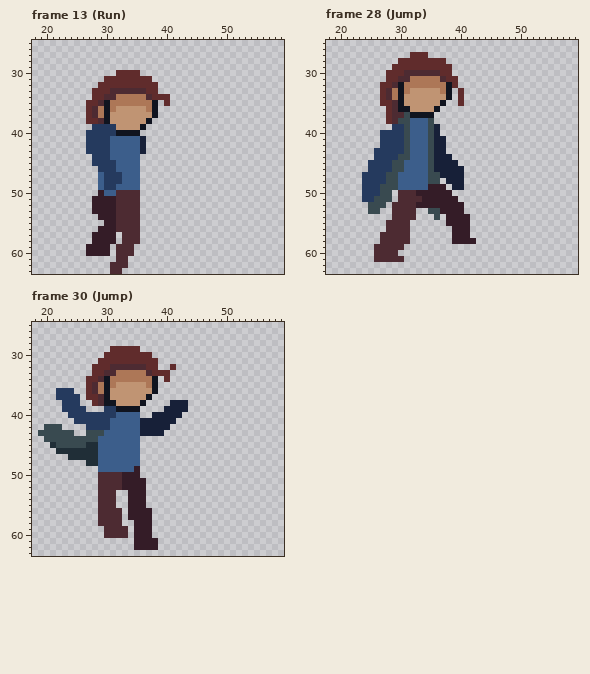
Two versions of one pixel-art file, ArcadePrototype/Assets/Art/Main/Apollo/Apollo.aseprite. The first picture shows the starting point.
64x64 pixels, 55 frames. Shown: frame 13 (Run): x 18..59, y 25..63; frame 28 (Jump): x 18..59, y 25..63; frame 30 (Jump): x 18..59, y 25..63. The commit also changed other frames, which this record leaves out.
After the commit:
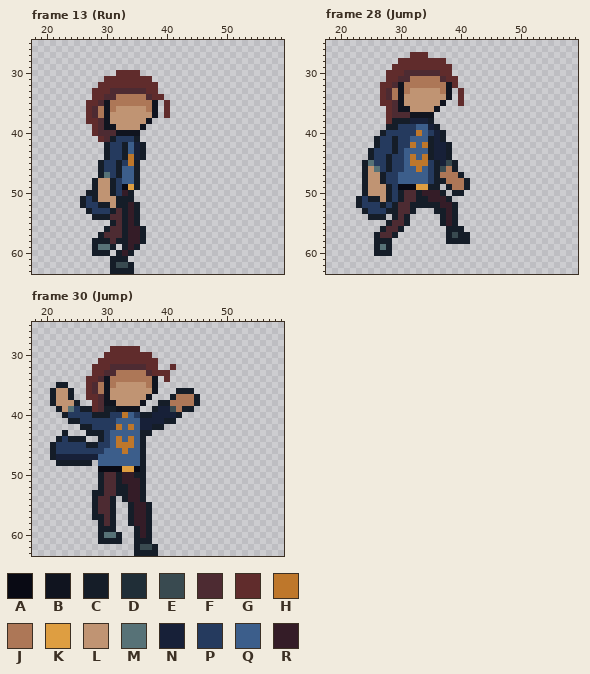
Palette (. is transparent): A #090a14  B #10141f  C #151d28  D #202e37  E #394a50  F #4d2b32  G #602c2c  H #be772b  J #ad7757  K #de9e41  L #c09473  M #577277  N #172038  P #253a5e  Q #3c5e8b  R #341c27
Diff:
--- frame 13 (Run)
@@ x 24..42 @@
 33 ....GGGFFFFFFGG....
-34 ....GGFFJJJJJFGGG..
+34 ....GGFFJJJJJFGG...
 35 ...GGFBJJJJJJJB.G..
-36 ...GFJBJLLLLLJB....
-37 ...GFJBLLLLLLLB....
+36 ...GFJBJLLLLLJB.G..
+37 ...GFJBLLLLLLLB.G..
 38 ...GGFBLLLLLLB.....
-39 ....PPPPLLLLB......
-40 ...PPPPPBBBB.......
-41 ...PPPPQQQQQN......
-42 ...PPPPQQQQQN......
-43 ...PPPPQQQQQN......
-44 ....PPPQQQQQ.......
-45 ....PPPPQQQQ.......
-46 .....PPPQQQQ.......
-47 .....QPPPQQQ.......
-48 .....QPPPQQQ.......
-49 .....QPPQQQQ.......
-50 .....RQQFFFF.......
-51 ....RRRRFFFF.......
-52 ....RRRRFFFF.......
-53 ....RRRRFFFF.......
-54 .....RRRFFFF.......
-55 ......RRFFFF.......
-56 .....RRRFFFF.......
-57 ....RRRR.FFF.......
-58 ....RRRR.FFF.......
-59 ...RRRR.FFF........
-60 ...RRRR.FFF........
-61 ........FF.........
-62 .......FFF.........
-63 .......FF..........
+39 ....GFBBLLLLB......
+40 ....GFFFBBBB.......
+41 .....GFCPPPC.......
+42 ......CPPCQNC......
+43 ......CPPCQNC......
+44 ......CPPCHNC......
+45 .....CPPCPHC.......
+46 .....CPPCQQC.......
+47 .....CMPCQQC.......
+48 ....CLLCPQQC.......
+49 ....CLLCPAKC.......
+50 ...CCLLCPRC........
+51 ..CPCLLLCCC........
+52 ..CPPCCLCCRC.......
+53 ...CPPPCFCRC.......
+54 ....CCCFFCRC.......
+55 .......CFCRC.......
+56 ......CFFCRRC......
+57 .....CFFFCRRC......
+58 ....CCCFCCRRC......
+59 ....CMMC.CRC.......
+60 ....CCC.CRC........
+61 .......CCC.........
+62 .......CEEC........
+63 .......CCCC........
--- frame 28 (Jump)
@@ x 21..44 @@
 36 .......GFBBLLLLB........
-37 .......GFFEBBBB.........
-38 .......GFEEQQQE.........
-39 ........PPEQQQEN........
-40 ......PPPPEQQQEN........
-41 ......PPPPEQQQENN.......
-42 ......PPPPEQQQENN.......
-43 .....PPPPPEQQQENN.......
-44 .....PPPPEEQQQENNN......
-45 ....PPPPEEQQQQENNNN.....
-46 ....PPPPEEQQQQENNNNN....
-47 ...PPPPEEQQQQQEENNNN....
-48 ...PPPPEEQQQQQEE.NNN....
-49 ...PPPEEEQQQQQRRR.NN....
-50 ...PPPEE.FFFRRRRRR......
-51 ...PPEEE.FFFFRRRRRR.....
-52 ....EEE.FFFFRRRRRRRR....
-53 ....EE..FFFF..EERRRR....
-54 ........FFFF...E.RRRR...
-55 .......FFFF......RRRR...
-56 .......FFFF.......RRR...
-57 ......FFFFF.......RRR...
-58 ......FFFFF.......RRRR..
-59 .....FFFFF..............
-60 .....FFFF...............
-61 .....FFFFF..............
+37 .......GFFFBBBB.........
+38 .......GCCCNNNC.........
+39 .......CCPPPQQNC........
+40 ......CPPPPPHQPNC.......
+41 .....CPPCPPQQQCNC.......
+42 .....CPPCPPHQHCNNC......
+43 ....CPPPCPQQQQCNNC......
+44 ....CPPCPPQHQHCNNC......
+45 ...CMPPCPPQHHHPCNEC.....
+46 ...CLMPCPPQQHQPCEJC.....
+47 ...CLLCPPQQQQQPCJJJC....
+48 ...CLLCPPQQQQQPCCJJJC...
+49 ...CLLLCPAAAKKCC.CJJC...
+50 ...CLLLCPCFFCRRRC.CC....
+51 ..CPCCLCPCFFCCRRRC......
+52 ..CPPPCPCFFCCCCCRRC.....
+53 ...CPPPCCFFC...CCRC.....
+54 ....CCC.CFC.....CRC.....
+55 .......CFFC.....CRC.....
+56 ......CFFC.......CCC....
+57 .....CFFC........CECC...
+58 .....CCC.........CCCC...
+59 .....CMC................
+60 .....CCC................
+61 ........................
 62 ........................
--- frame 30 (Jump)
@@ x 18..59 @@
 34 .........GGFBJJJJJJJB.G...................
-35 .........GFJBJLLLLLJB.....................
-36 ....PPP..GFJBLLLLLLLB.....................
-37 ....PPPP.GGFBLLLLLLB......................
-38 .....PPP..GFBBLLLLB....NNN................
-39 .....PPPP...PPBBBB....NNNN................
-40 ......PPPPPPPPQQQQ..NNNNN.................
-41 .......PPPPPPQQQQQNNNNNN..................
-42 ..EEE....PPPPQQQQQNNNNN...................
-43 .EEEEEE..EEEQQQQQQNNNN....................
-44 ..EEEEEEEEEQQQQQQQ........................
-45 ...DEEEEEDDQQQQQQQ........................
-46 ....DDDDDDDQQQQQQQ........................
-47 ......DDDDDQQQQQQQ........................
-48 .........DDQQQQQQQ........................
-49 ...........QQQQQQR........................
-50 ...........FFFFRRR........................
-51 ...........FFFFRRRR.......................
-52 ...........FFFFRRRR.......................
-53 ...........FFF..RRR.......................
-54 ...........FFF..RRR.......................
-55 ...........FFF..RRR.......................
-56 ...........FFFF.RRRR......................
-57 ...........FFFF.RRRR......................
-58 ...........FFFF..RRR......................
-59 ............FFFF.RRR......................
-60 ............FFFF.RRR......................
-61 .................RRRR.....................
-62 .................RRRR.....................
-63 ..........................................
+35 ....CC...GFJBJLLLLLJB.....................
+36 ...CLLC..GFJBLLLLLLLB...CCC...............
+37 ...CLLC..GGFBLLLLLLB...CJJJC..............
+38 ...CLLLC..GFBBLLLLB..CCJJJJC..............
+39 ....CLMPCCGFCCBBBB..CNNEJCC...............
+40 .....CPPPPCCCPPHQPCCNNNNC.................
+41 ......CCPPPPPPQQQQNNNNCC..................
+42 ........CCPPPPHQHQNNCC....................
+43 .....C...CCCPQQQQQCC......................
+44 ....CPCCC..CPQHQHQC.......................
+45 ...CPPPPPCCPPQHHHQC.......................
+46 ...CPPPPPPPPQQQHQQC.......................
+47 ...CNNNNNNNQQQQQQQC.......................
+48 ....CCCCCC.QQQQQQQC.......................
+49 ...........AAAAKKAC.......................
+50 ...........CFFCRRCC.......................
+51 ...........CFFCRRRC.......................
+52 ...........CFFCCRRC.......................
+53 ..........CCFFCCRRC.......................
+54 ..........CFFC.CRRC.......................
+55 ..........CFFC..CRRC......................
+56 ..........CFFC..CRRC......................
+57 ..........CCFC..CRRC......................
+58 ...........CFC..CRRC......................
+59 ...........CCC...CRC......................
+60 ...........CMMC..CRC......................
+61 ...........CCCC..CCC......................
+62 .................CEEC.....................
+63 .................CCCC.....................
Pixel boxes of the changes (left, top, right, bottom) in both pictures:
changed: (80, 94, 170, 274)
changed: (356, 112, 476, 262)
changed: (38, 382, 200, 556)
